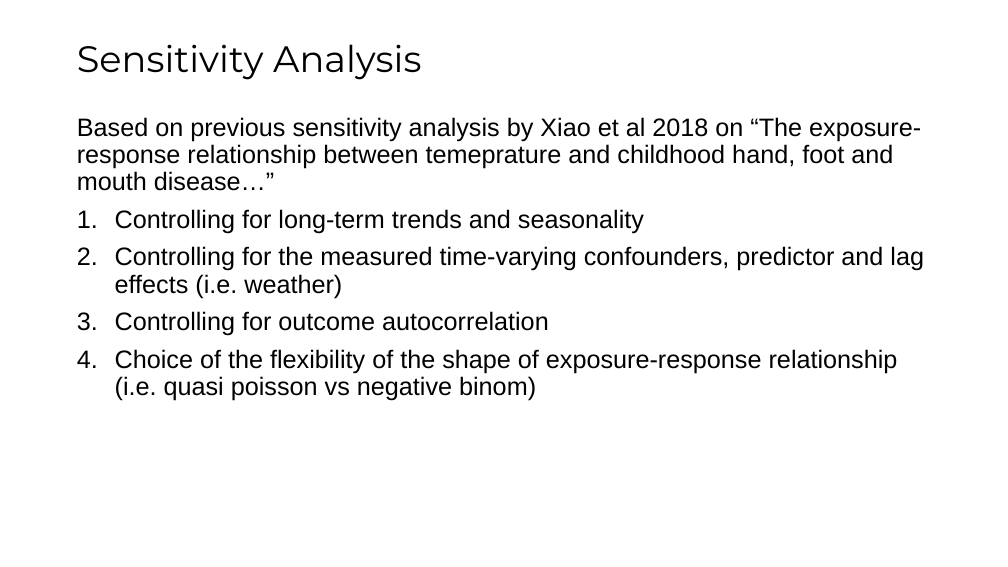
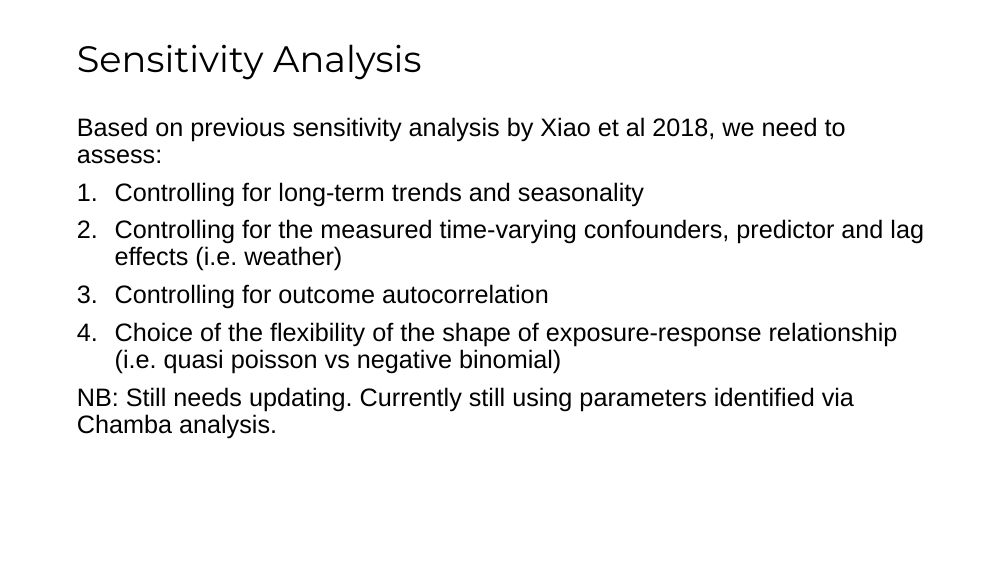
Before and after one commit to Claudia-Offner/hisp-climate-health-forecast, a slide deck: slide 9 of 2_DLNM/- Reporting/PPT_DNLM_Outputs.pptx (slide 6 before the commit). Drawn at 1008x567 pixels with LibreOffice and Linux fonts; fonts in the diff are those of the drawing. Boxes give left, top, right and bottom in pixels: in the first picture for what was removed or moved away, otherwise in the second. Text is boxed around its words. In the diff, an @@ line names an element or a change of style, - is before the commit and + after.

```diff
--- a/2_DLNM/- Reporting/PPT_DNLM_Outputs.pptx
+++ b/2_DLNM/- Reporting/PPT_DNLM_Outputs.pptx
@@ text at [77,117,846,164]: text changed @@
-Based on previous sensitivity analysis by Xiao et al 2018 on “The exposure-response relationship between temeprature and childhood hand, foot and mouth disease…”
+Based on previous sensitivity analysis by Xiao et al 2018, we need to assess:
@@ text at [77,322,898,439]: text changed @@
-4. Choice of the flexibility of the shape of exposure-response relationship (i.e. quasi poisson vs negative binom)
+4. Choice of the flexibility of the shape of exposure-response relationship (i.e. quasi poisson vs negative binomial)
+NB: Still needs updating. Currently still using parameters identified via Chamba analysis.
```
Also in this commit, not shown: 12 other slides changed, 4 slides added, 2 slides removed, 56 other files.
